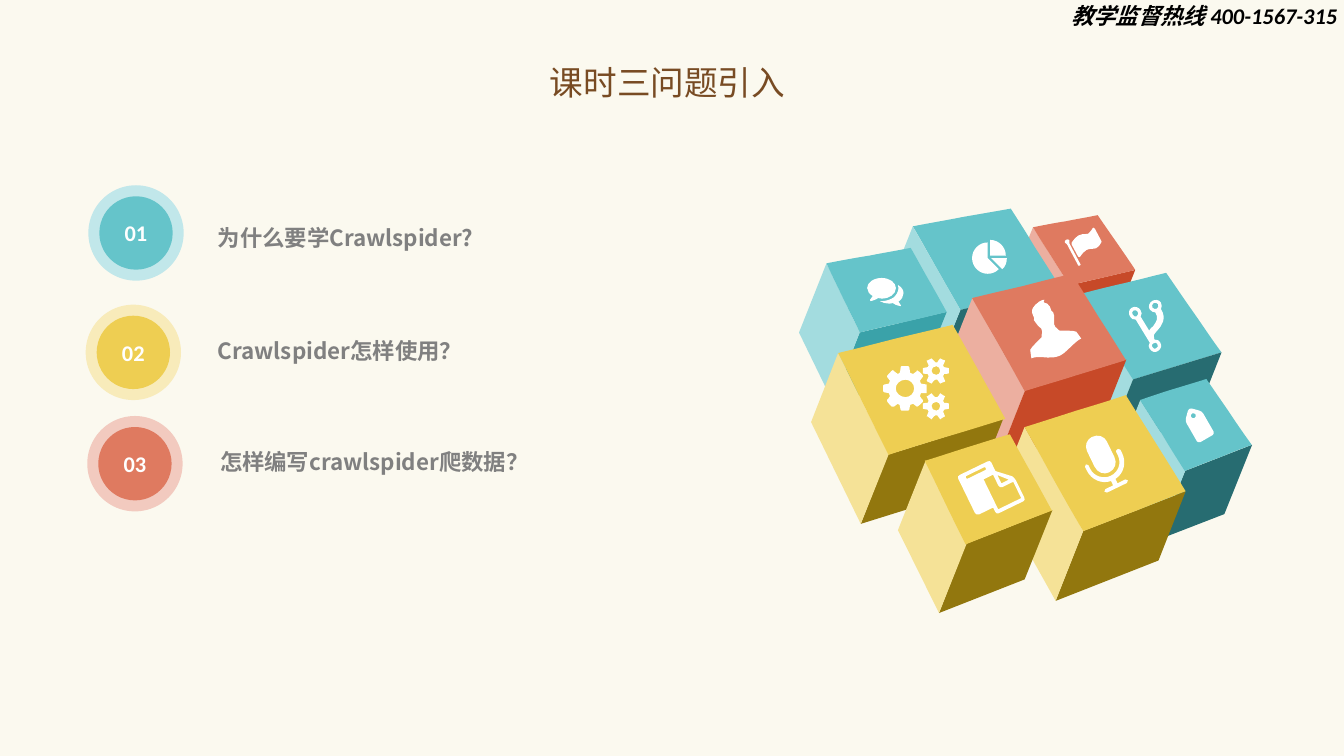
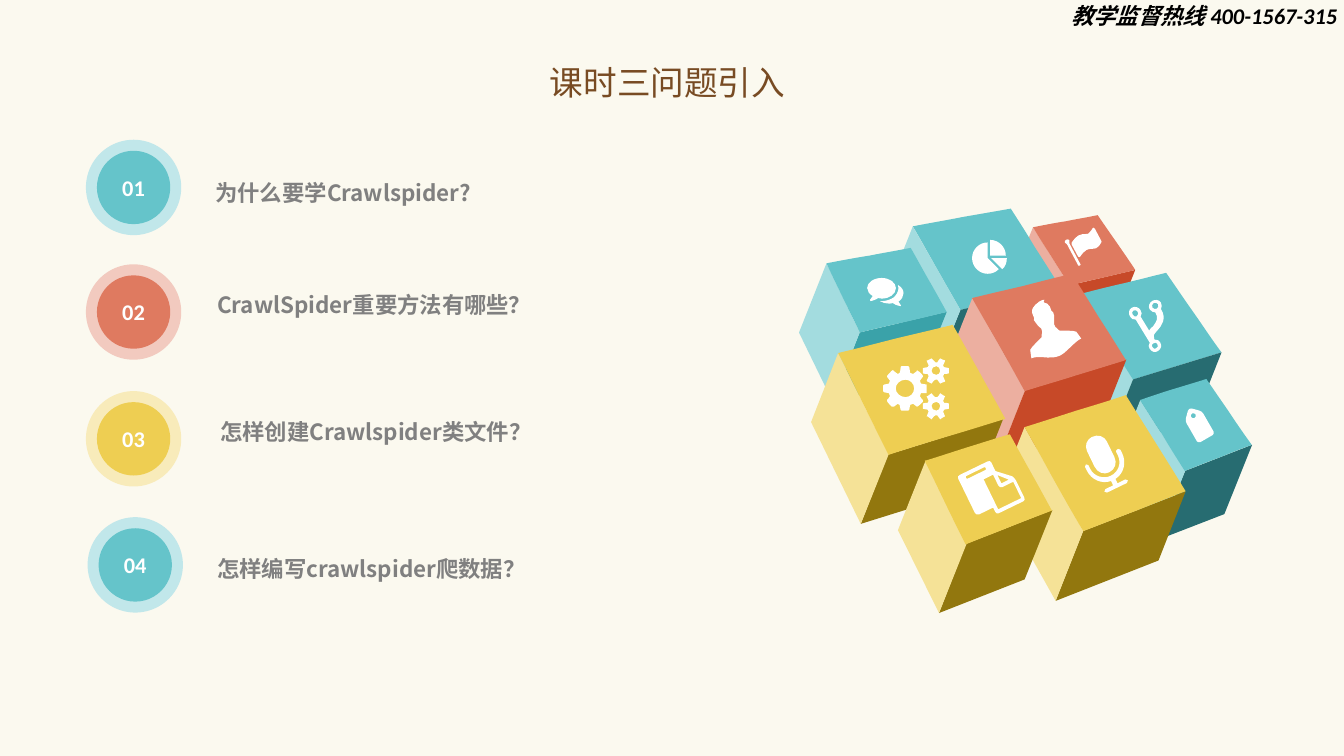
Before and after one commit to zx490336534/spider-review, a slide deck: slide 4 of 课件/python高级标准课件三.pptx. Drawn at 1344x756 pixels with LibreOffice and Linux fonts; fonts in the diff are those of the drawing; background and template pictures are left out. Boxes give left, top, right and bottom in pixels: in the first picture for what was removed or moved away, otherwise in the second. Text is boxed around its words. In the diff, an @@ line names an element or a change of style, - is before the commit and + after.

```diff
--- a/课件/python高级标准课件三.pptx
+++ b/课件/python高级标准课件三.pptx
@@ ellipse: place and size @@
-ellipse at (89,186,185,281)
+ellipse at (86,140,181,236)
@@ ellipse "01": place and size @@
-ellipse "01" at (100,197,173,270)
+ellipse "01" at (97,151,170,225)
@@ text "为什么要学Crawlspider?": place and size @@
-text "为什么要学Crawlspider?" at (218,227,474,251)
+text "为什么要学Crawlspider?" at (215,182,471,206)
@@ ellipse: place and size @@
-ellipse at (88,416,184,512)
+ellipse at (86,264,181,360)
@@ ellipse "02": place and size @@
-ellipse "02" at (97,316,170,389)
+ellipse "02" at (97,275,170,349)
@@ ellipse "02" at (97,275,170,349): fill #EECE52 to #DF7A60 @@
@@ text added at (217,294,531,318), 16 pt, text #808080, bold @@
+CrawlSpider重要方法有哪些？
@@ ellipse: place and size @@
-ellipse at (86,304,181,400)
+ellipse at (86,391,181,487)
@@ ellipse "03": place and size @@
-ellipse "03" at (99,427,172,501)
+ellipse "03" at (97,402,170,476)
@@ ellipse "03" at (97,402,170,476): fill #DF7A60 to #EECE52 @@
@@ text at (220,421,531,445): text changed @@
-Crawlspider怎样使用？
+怎样创建Crawlspider类文件？
@@ ellipse added at (88,517,184,613), fill #C1E7EA @@
@@ ellipse added at (99,528,172,602), fill #65C4CA, 16 pt, text #FFFFFF, bold @@
+04
@@ text "怎样编写crawlspider爬数据？": place and size @@
-text "怎样编写crawlspider爬数据？" at (220,451,528,475)
+text "怎样编写crawlspider爬数据？" at (217,558,525,582)
```
Also in this commit, not shown: 2 other slides changed, 4 slides added, 1 slide removed, 9 other files.
